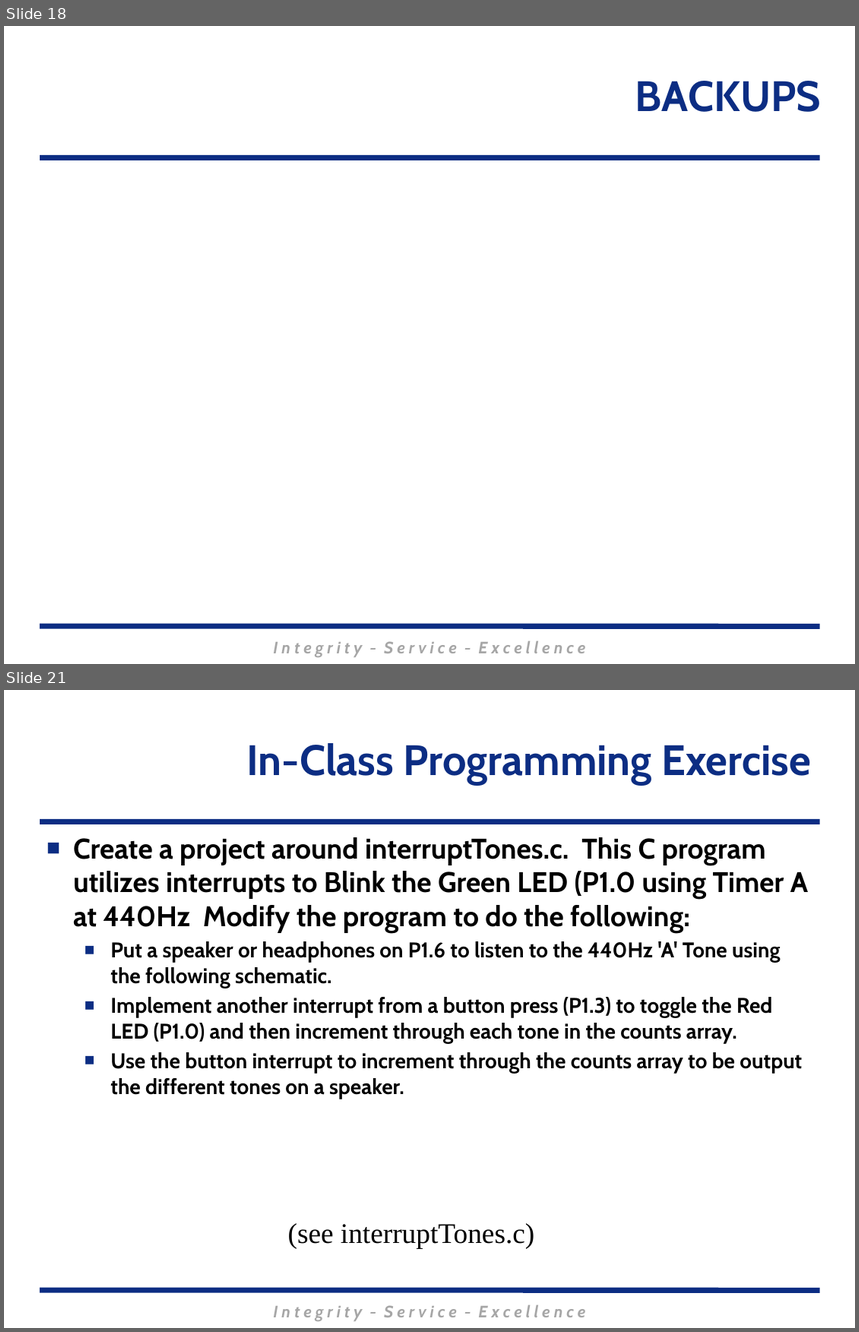
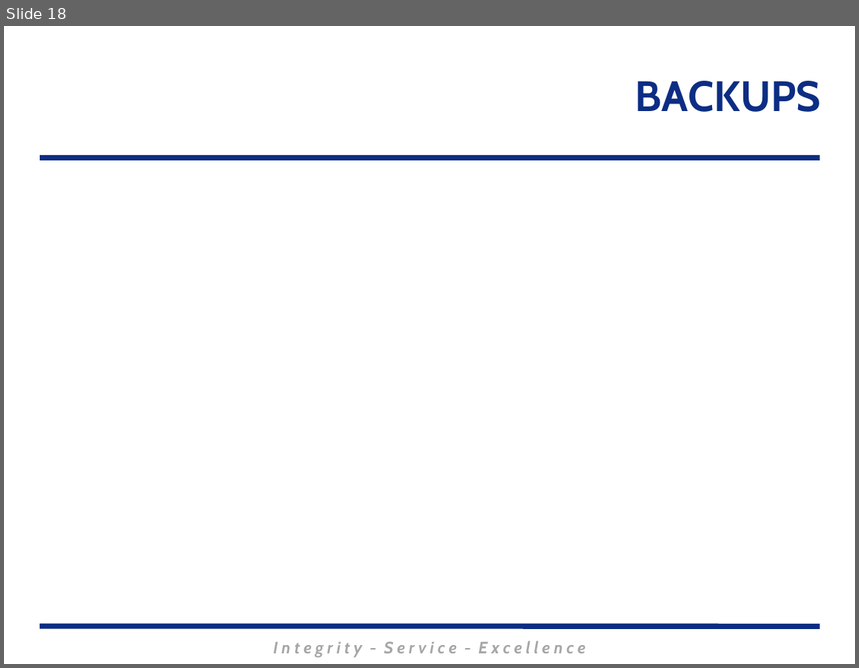
Before and after one commit to MarsUniversity/ECE382, a slide deck: source/lessons/lsn24-25/Lsn24-25.pptx. Shown one above the other, each under a label of ours: slides 18 and 21 before the commit, slide 18 after it; the slides between them are not shown. The pictures are 859x1332 and 859x668 pixels, drawn with LibreOffice and Linux fonts; fonts in the diff are those of the drawing; background and template pictures are left out. Boxes give left, top, right and bottom in pixels: in the first picture for what was removed or moved away, otherwise in the second. Text is boxed around its words. In the diff, an @@ line names an element or a change of style, - is before the commit and + after.

```diff
--- a/source/lessons/lsn24-25/Lsn24-25.pptx
+++ b/source/lessons/lsn24-25/Lsn24-25.pptx
@@ slide 21 removed at [4,690,855,1328], background #FFFFFF; not listed: 3 template elements that a slide beside it also shows @@
@@ title removed at [247,743,812,784] @@
-In-Class Programming Exercise
@@ text removed at [73,837,808,1099] @@
-■ Create a project around interruptTones.c. This C program utilizes interrupts to Blink the Green LED (P1.0 using Timer A at 440Hz Modify the program to do the following:
-  ■ Put a speaker or headphones on P1.6 to listen to the 440Hz 'A' Tone using the following schematic.
-  ■ Implement another interrupt from a button press (P1.3) to toggle the Red LED (P1.0) and then increment through each tone in the counts array.
-  ■ Use the button interrupt to increment through the counts array to be output the different tones on a speaker.
@@ text removed at [288,1224,534,1249] @@
-(see interruptTones.c)
```
Also in this commit, not shown: 2 slides changed, 6 other slides removed, 3 other files.
